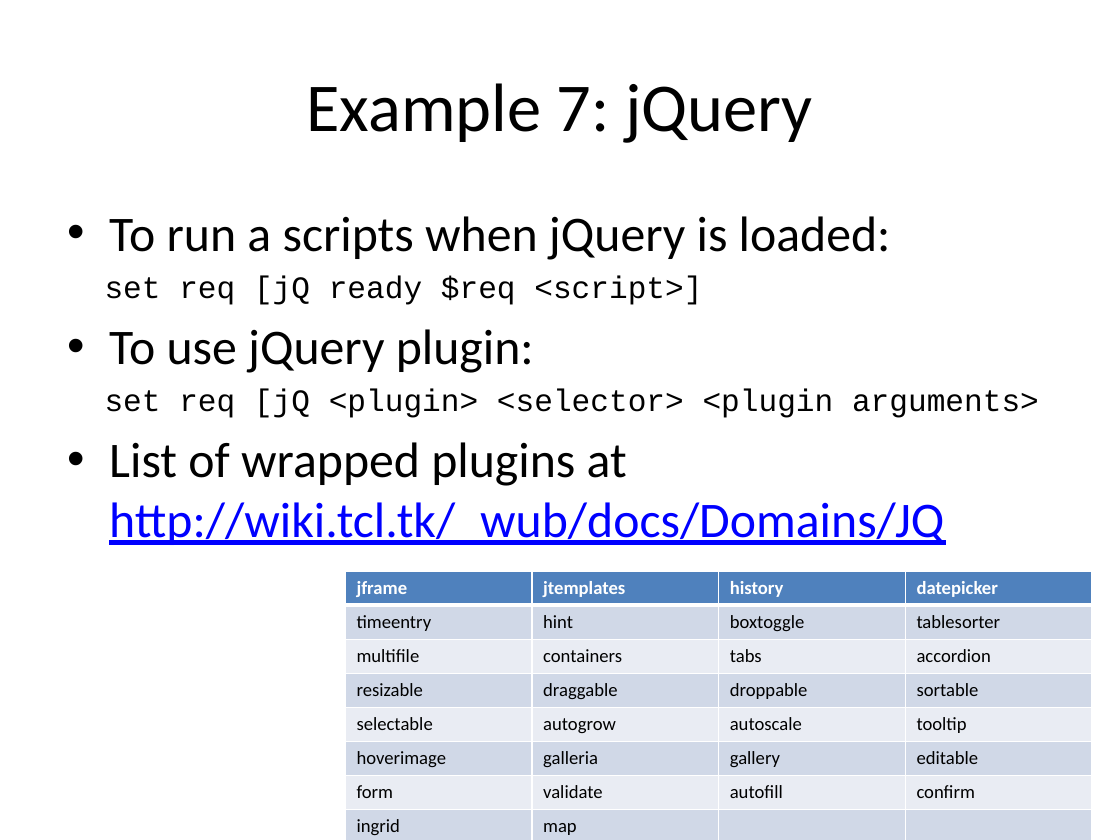
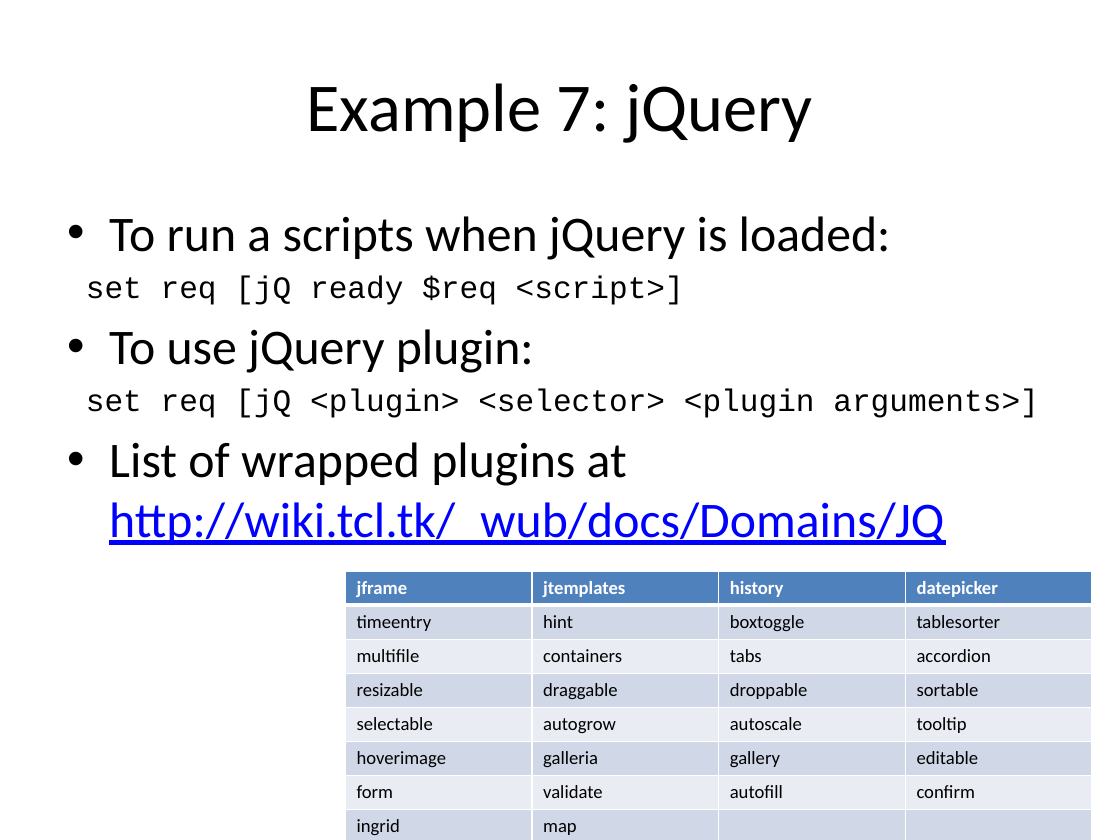
Before and after one commit to jdc8/wubwikit, a slide deck: slide 41 of wubexamples/Lets_Wub.pptx. Drawn at 1120x840 pixels with LibreOffice and Linux fonts; fonts in the diff are those of the drawing; background and template pictures are left out. Boxes give left, top, right and bottom in pixels: in the first picture for what was removed or moved away, otherwise in the second. Text is boxed around its words. In the diff, an @@ line names an element or a change of style, - is before the commit and + after.

```diff
--- a/wubexamples/Lets_Wub.pptx
+++ b/wubexamples/Lets_Wub.pptx
@@ text at box(86, 389, 1039, 418): text changed @@
-set req [jQ <plugin> <selector> <plugin arguments>
+set req [jQ <plugin> <selector> <plugin arguments>]
```
Also in this commit, not shown: 4 other slides changed.
